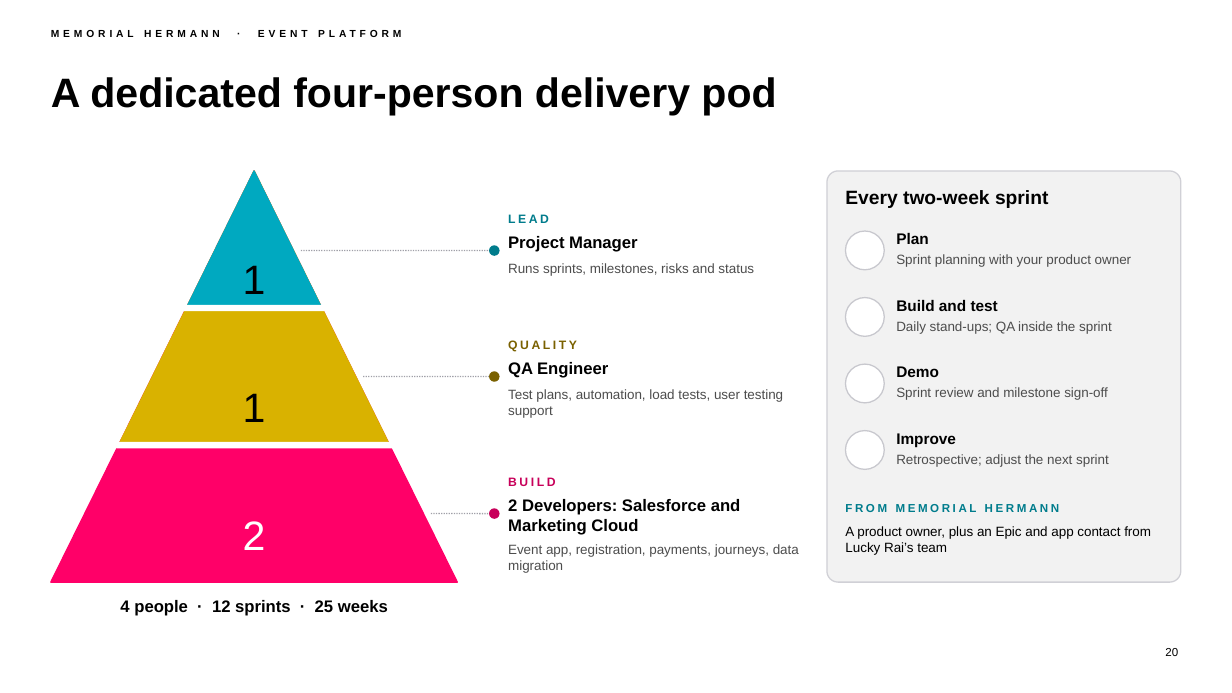
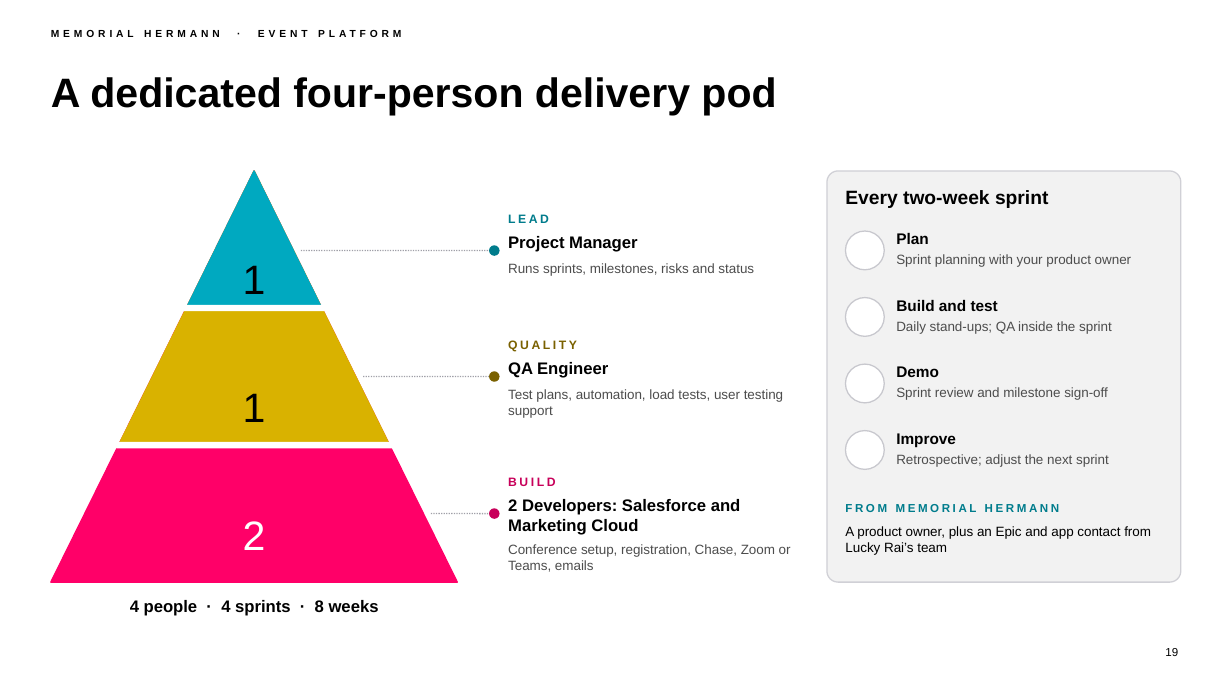
Before and after one commit to chintasurya/preSales_Memorial-hermann, a slide deck: slide 19 of deck/Memorial-Hermann-Event-Platform.pptx (slide 20 before the commit). Drawn at 1232x693 pixels with LibreOffice and Linux fonts; fonts in the diff are those of the drawing; background and template pictures are left out. Boxes give left, top, right and bottom in pixels: in the first picture for what was removed or moved away, otherwise in the second. Text is boxed around its words. In the diff, an @@ line names an element or a change of style, - is before the commit and + after.

```diff
--- a/deck/Memorial-Hermann-Event-Platform.pptx
+++ b/deck/Memorial-Hermann-Event-Platform.pptx
@@ text at box(508, 544, 791, 572): text changed @@
-Event app, registration, payments, journeys, data migration
+Conference setup, registration, Chase, Zoom or Teams, emails
@@ text at box(130, 600, 379, 616): text changed @@
-4 people · 12 sprints · 25 weeks
+4 people · 4 sprints · 8 weeks
@@ page number at box(1165, 648, 1178, 656): text changed @@
-20
+19
```
Also in this commit, not shown: 16 other slides changed, 2 slides added, 3 slides removed, 9 other files.
